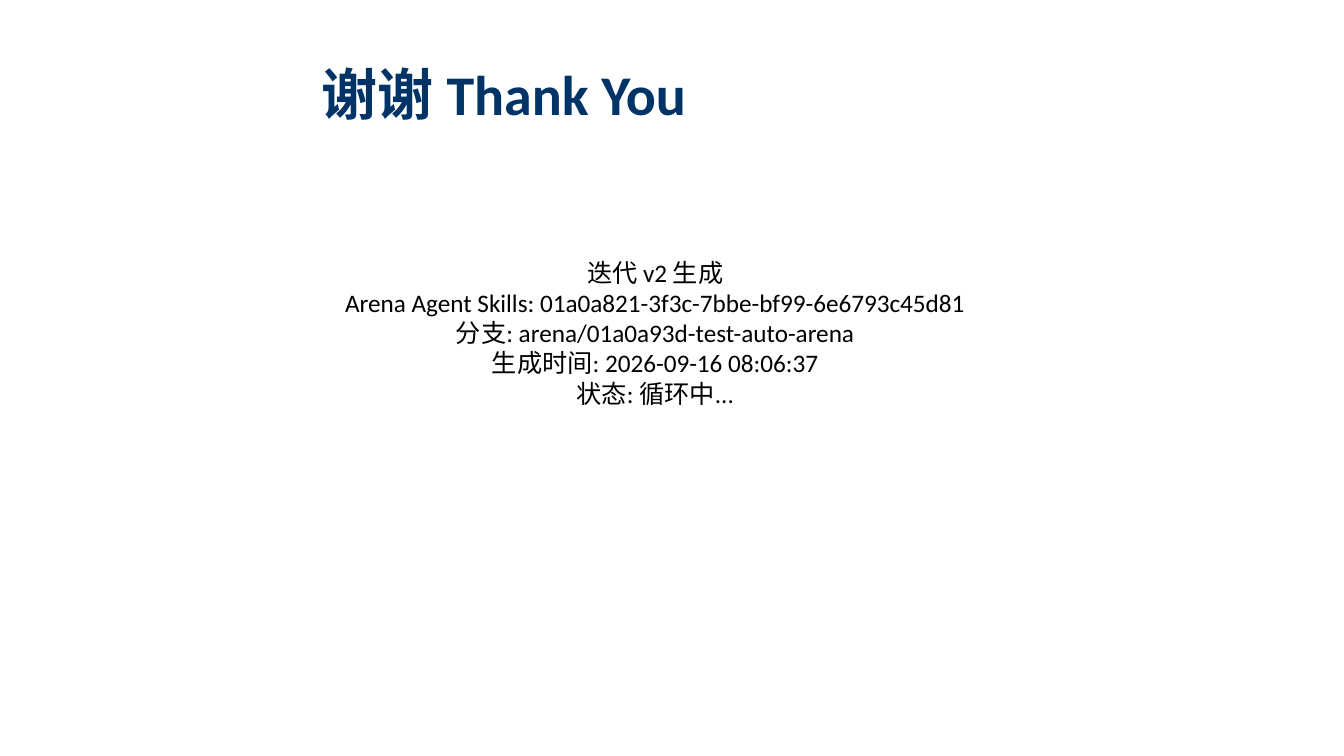
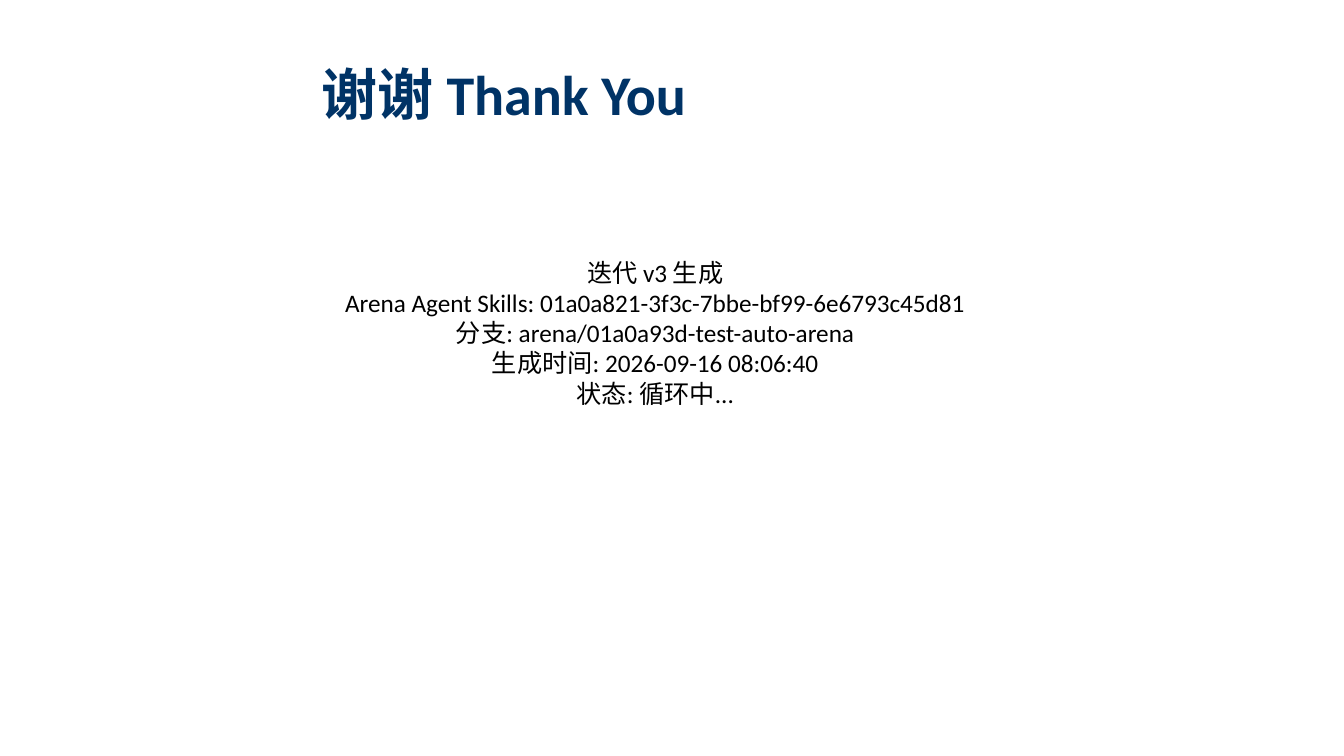
Before and after one commit to mqgg5630-cyber/test-auto-arena, a slide deck: slide 12 of local/inbox/presentation_final.pptx (slide 11 before the commit). Drawn at 1344x756 pixels with LibreOffice and Linux fonts; fonts in the diff are those of the drawing. Boxes give left, top, right and bottom in pixels: in the first picture for what was removed or moved away, otherwise in the second. Text is boxed around its words. In the diff, an @@ line names an element or a change of style, - is before the commit and + after.

```diff
--- a/local/inbox/presentation_final.pptx
+++ b/local/inbox/presentation_final.pptx
@@ text at (587, 260, 723, 284): text changed @@
-迭代 v2 生成
+迭代 v3 生成
@@ text at (492, 350, 818, 374): text changed @@
-生成时间: 2026-09-16 08:06:37
+生成时间: 2026-09-16 08:06:40
```
Also in this commit, not shown: 8 other slides changed, 1 slide added, 9 other files.
